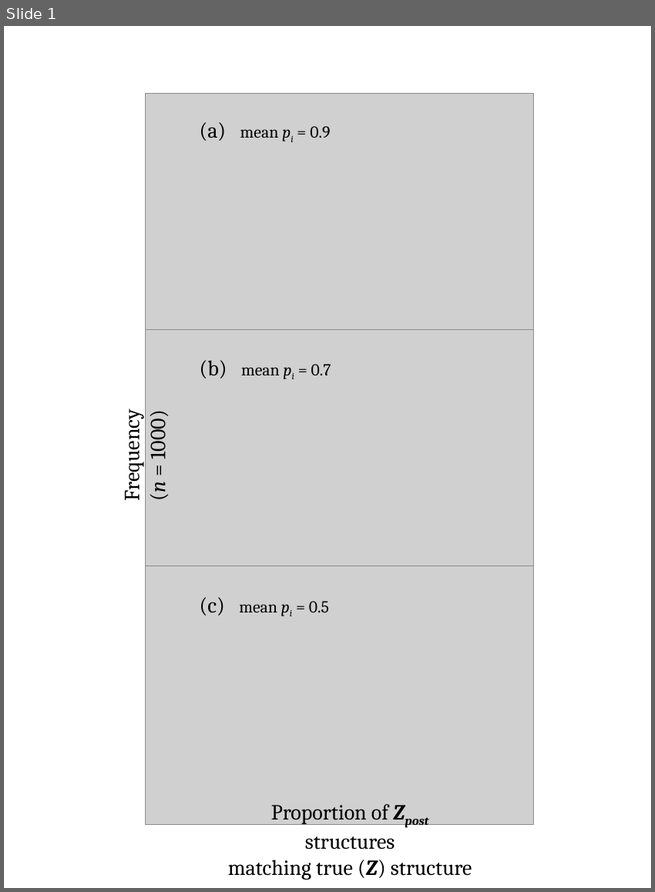
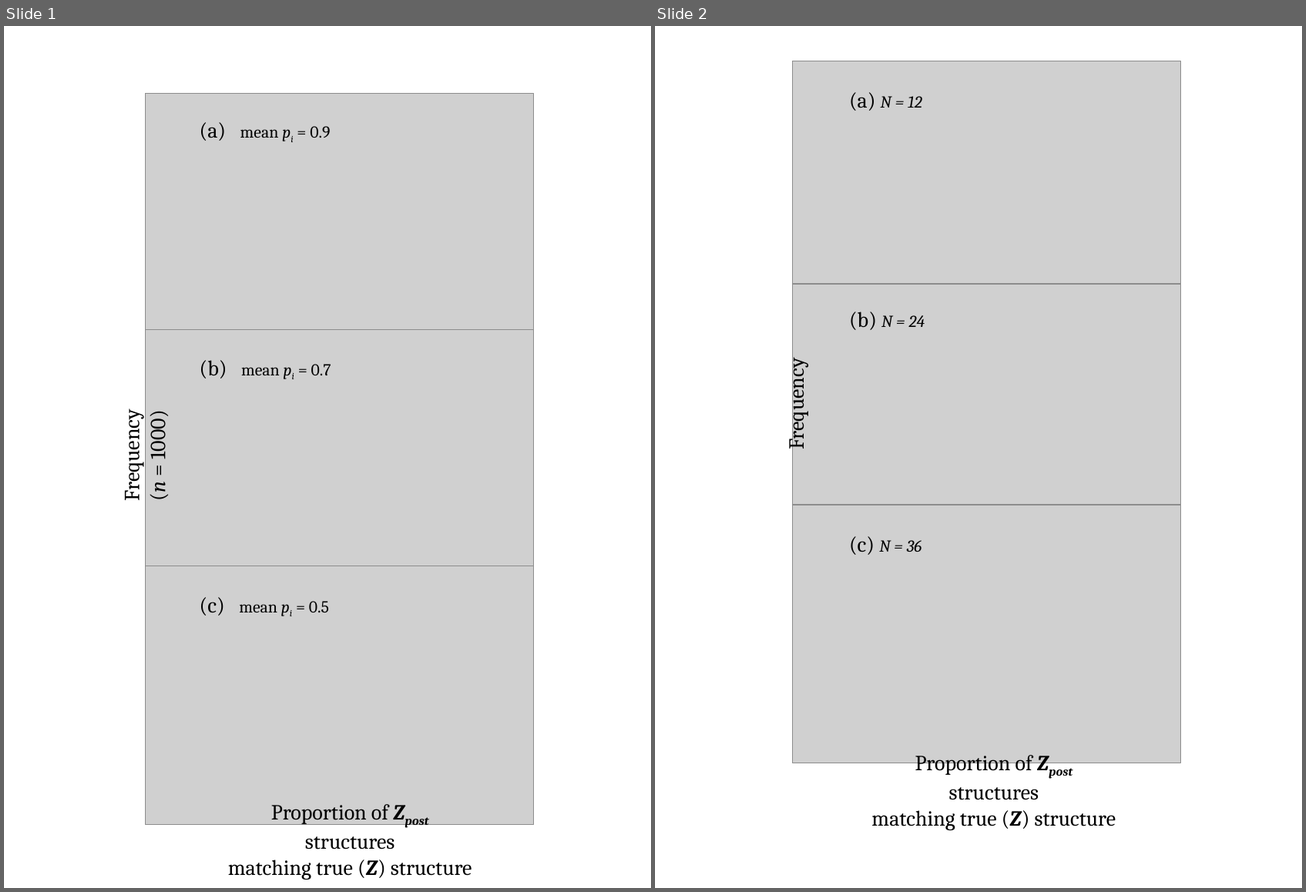
Before and after one commit to jrmihalj/Occ.Modeling.Metacoms, a slide deck: Tables_Figures/Bias/Figure_Bias.pptx. Shown side by side, each under a label of ours: slide 1 before the commit, slides 1 and 2 after it. The pictures are 655x892 and 1306x892 pixels, drawn with LibreOffice and Linux fonts; fonts in the diff are those of the drawing; grey boxes stand for pictures. Boxes give left, top, right and bottom in pixels: in the first picture for what was removed or moved away, otherwise in the second. Text is boxed around its words. In the diff, an @@ line names an element or a change of style, - is before the commit and + after.

```diff
--- a/Tables_Figures/Bias/Figure_Bias.pptx
+++ b/Tables_Figures/Bias/Figure_Bias.pptx
@@ slide 2 added at bbox=[655, 26, 1302, 888], background #FFFFFF @@
@@ group added at bbox=[781, 61, 1180, 831]: 5 texts, 3 pictures @@
+(a) N = 12
+(b) N = 24
+(c) N = 36
+Frequency
+Proportion of Zpost structures
+matching true (Z) structure
```
Also in this commit, not shown: 11 other files.
